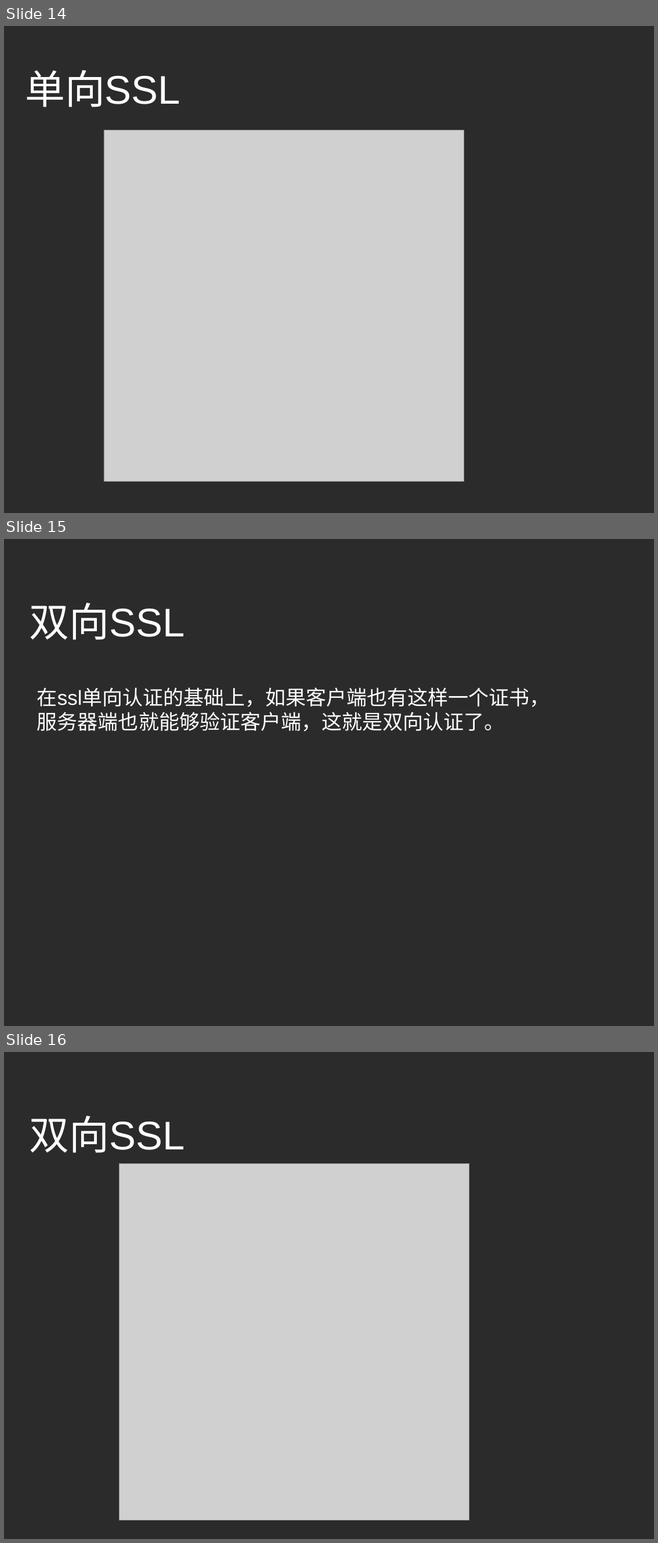
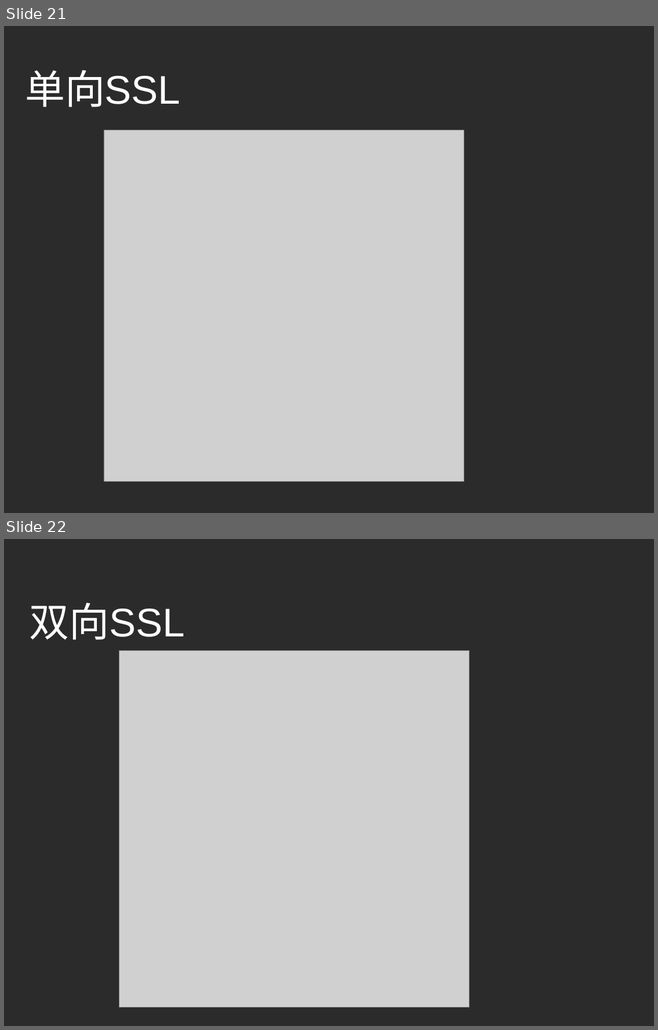
Before and after one commit to fuyongde/cademo, a slide deck: cademo/src/main/resources/认识HTTPS.pptx. Shown one above the other, each under a label of ours: slides 14, 15 and 16 before the commit, slides 21 and 22 after it. The pictures are 658x1543 and 658x1030 pixels, drawn with LibreOffice and Linux fonts; fonts in the diff are those of the drawing; grey boxes stand for pictures; background and template pictures are left out; a plain dark background stands for a picture behind light text. Boxes give left, top, right and bottom in pixels: in the first picture for what was removed or moved away, otherwise in the second. Text is boxed around its words. In the diff, an @@ line names an element or a change of style, - is before the commit and + after.

```diff
--- a/cademo/src/main/resources/认识HTTPS.pptx
+++ b/cademo/src/main/resources/认识HTTPS.pptx
@@ slide 15 removed at (x1=4, y1=539, x2=654, y2=1026), background picture (left out) @@
@@ title removed at (x1=30, y1=603, x2=185, y2=640) @@
-双向SSL
@@ subtitle removed at (x1=37, y1=687, x2=550, y2=732) @@
-在ssl单向认证的基础上，如果客户端也有这样一个证书，服务器端也就能够验证客户端，这就是双向认证了。
@@ what was slide 14 is now slide 21 @@
@@ what was slide 16 is now slide 22 @@
```
Also in this commit, not shown: 3 slides changed, 10 slides added, 2 other slides removed.
